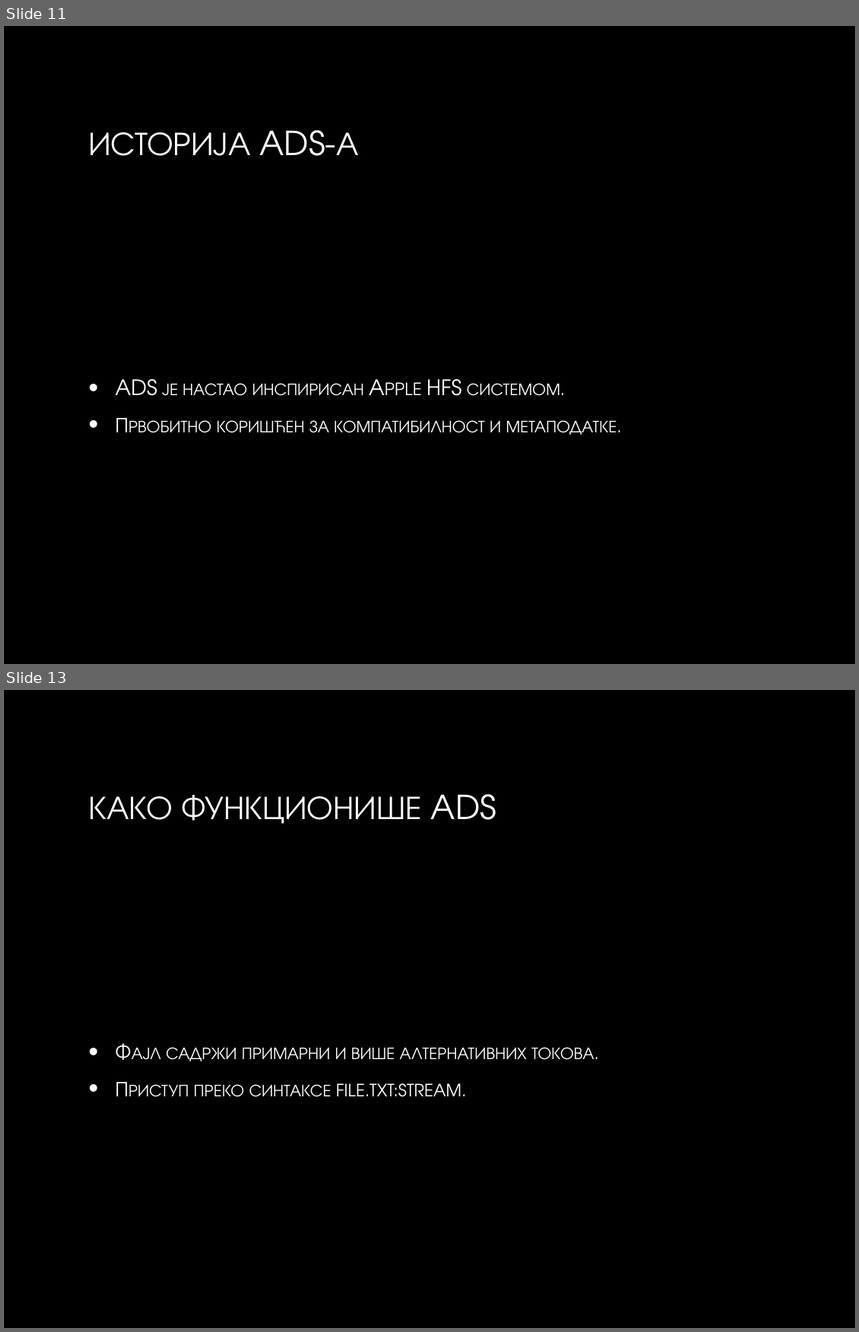
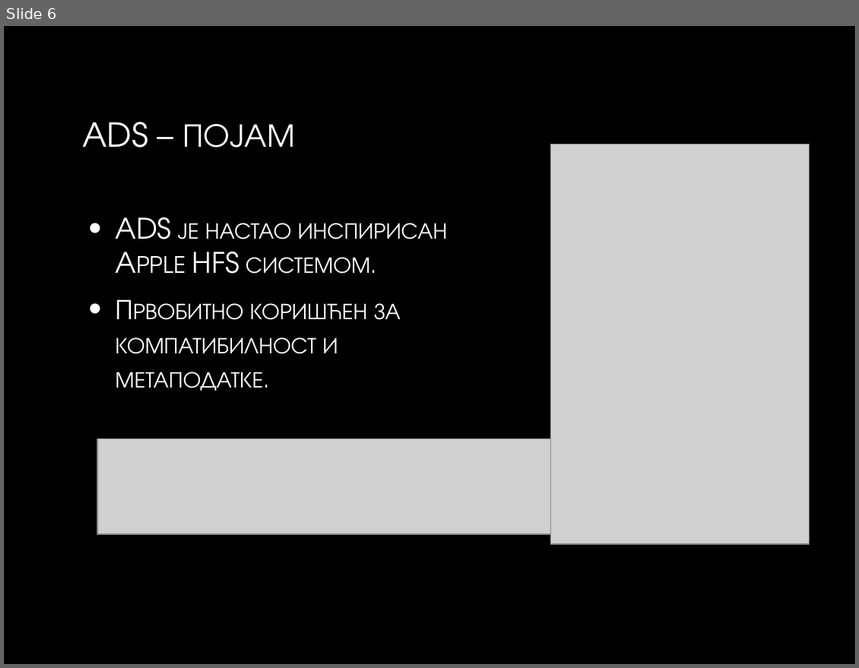
Before and after one commit to Vukasin211/Windows-Alternative-Data-Streams, a slide deck: ADS_Seminar.pptx. Shown one above the other, each under a label of ours: slides 11 and 13 before the commit, slide 6 after it; the slides between them are not shown. The pictures are 859x1332 and 859x668 pixels, drawn with LibreOffice and Linux fonts; fonts in the diff are those of the drawing; grey boxes stand for pictures; background and template pictures are left out. Boxes give left, top, right and bottom in pixels: in the first picture for what was removed or moved away, otherwise in the second. Text is boxed around its words. In the diff, an @@ line names an element or a change of style, - is before the commit and + after.

```diff
--- a/ADS_Seminar.pptx
+++ b/ADS_Seminar.pptx
@@ slide 13 removed at <box>4,690,855,1328</box>, background picture (left out) @@
@@ title removed at <box>88,794,496,824</box> @@
-КАКО ФУНКЦИОНИШЕ ADS
@@ text removed at <box>166,1047,594,1097</box> @@
-• Фајл садржи примарни и више алтернативних токова.
-• Приступ преко синтаксе file.txt:stream.
@@ what was slide 11 is now slide 6 @@
@@ slide 6 changed as well @@
@@ title at <box>83,122,295,148</box>: text changed @@
-ИСТОРИЈА ADS-А
+ADS – ПОЈАМ
@@ picture added at <box>550,145,808,544</box> @@
@@ text "ADS је настао инспирисан Apple ...": place and size @@
-text "ADS је настао инспирисан Apple ..." at <box>115,379,617,435</box>
+text "ADS је настао инспирисан Apple ..." at <box>115,218,448,391</box>
@@ text "ADS је настао инспирисан Apple ..." at <box>115,218,448,391</box>: size 18 to 24 pt; more space between paragraphs @@
@@ picture added at <box>97,439,563,534</box> @@
```
Also in this commit, not shown: 7 other slides changed, 8 slides added, 12 other slides removed, 1 other file.
